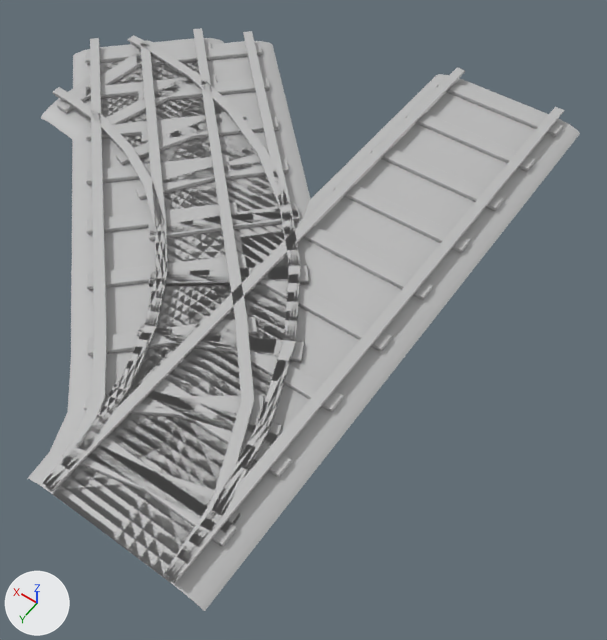
The FBX model Assets/Models/Environment/RailWay/RailWay.fbx: old version first, new version second.
One viewpoint serves both versions: a camera (50 mm lens) standing at (-5.66, 9.47, 12.69) and looking at (0.79, 0.44, -1.51). The lights are fixed; the arrows at lower left show +X, +Y and +Z. Where no turn or scale is listed for an object, it has been applied to the vertices.

Names of what the first picture shows: 'RailWay_01', 'RailWay_02', 'RailWay_03', 'RailWay_04'.
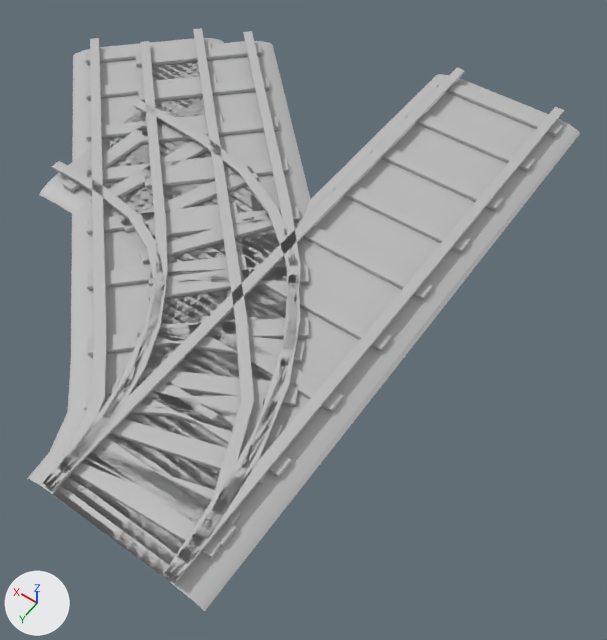
Patch to the scene script:
```diff
--- a/Assets/Models/Environment/RailWay/RailWay.fbx.py
+++ b/Assets/Models/Environment/RailWay/RailWay.fbx.py
@@ me_mesh @@
 # used by ob_railway_01; location = (0.0, 6.79, 0.15)
-me_mesh.from_pydata(...)  # 570 vertices, 518 faces; spans x -1.91..1.91, y -13.58..0.0, z -0.17..0.27
+me_mesh.from_pydata(...)  # 579 vertices, 526 faces; spans x -1.91..1.91, y -13.58..0.0, z -0.17..0.27
+# me_mesh part 11
+# 8 faces are deleted
+# 9 new vertices lie (0.0, 6.79, 0.0) away from vertices in x -1.91..1.91, y -13.58, z -0.17..0.0
+# 16 new faces join them
 me_mesh.materials.append(mat_lambert2)
@@ me_mesh_003 @@
 # used by ob_railway_04; location = (0.0, 6.79, 0.15)
-me_mesh_003.from_pydata(...)  # 867 vertices, 806 faces; spans x -1.91..8.66, y -10.54..0.0, z -0.17..0.27
+me_mesh_003.from_pydata(...)  # 867 vertices, 806 faces; spans x -1.91..6.78, y -8.71..0.0, z -0.17..0.27
+# me_mesh_003 part 1: the loose piece of 56 vertices spanning x -1.5..1.63, y -1.49..-0.73, z 0.0..0.1 is turned -1.9 degrees about the z axis through its middle, then moved by (-0.05, 0.35, 0.0)
+# me_mesh_003 part 2: the loose piece of 56 vertices spanning x 1.64..3.99, y -7.68..-5.14, z 0.0..0.1 is moved by (-1.06, 1.2, 0.0)
+# me_mesh_003 part 3: the loose piece of 56 vertices spanning x -0.52..2.4, y -4.83..-3.1, z 0.0..0.1 is moved by (-0.45, 0.81, 0.0)
+# me_mesh_003 part 4: the loose piece of 56 vertices spanning x 0.46..3.13, y -6.4..-4.22, z 0.0..0.1 is moved by (-0.76, 1.07, 0.0)
+# me_mesh_003 part 5: the loose piece of 56 vertices spanning x 4.55..6.07, y -9.48..-6.48, z 0.0..0.1 is moved by (-1.49, 1.46, 0.0)
+# me_mesh_003 part 6: the loose piece of 56 vertices spanning x 3.03..4.98, y -8.72..-5.91, z 0.0..0.1 is moved by (-1.29, 1.32, 0.0)
+# me_mesh_003 part 7: the loose piece of 56 vertices spanning x -1.17..1.91, y -3.17..-1.92, z 0.0..0.1 is moved by (-0.23, 0.65, 0.0)
+# me_mesh_003 part 8: the loose piece of 56 vertices spanning x 6.21..7.24, y -9.98..-6.87, z 0.0..0.1 is moved by (-1.7, 1.69, 0.0)
+# me_mesh_003 part 9: the loose piece of 56 vertices spanning x 7.87..8.4, y -10.18..-7.05, z 0.0..0.1 is moved by (-2.03, 1.82, 0.0)
+# me_mesh_003 part 10: 330 of 867 vertices moved; they spanned x -1.84..8.66, y -10.54..-0.79, z -0.17..0.27 and now span x -1.89..6.78, y -8.71..-0.5, z -0.17..0.27; mean shift (-1.09, 1.22, 0.0); largest move (8.12, -10.45, -0.11) -> (6.09, -8.63, -0.11)
 me_mesh_003.materials.append(mat_lambert2)
```

Changed parts and their boxes [x1, y1, x2, y2] in the pictures (607 x 640 px; the box of a moved part takes in the faces that stretch with it):
'RailWay_04', reshaped (12% shorter)
    before: [41, 35, 309, 581]
    after: [39, 100, 309, 581]
part 1 of me_mesh_003, moved or reshaped
    before: [87, 445, 240, 533]
    after: [71, 459, 226, 558]
part 2 of me_mesh_003, moved or reshaped
    before: [148, 203, 298, 241]
    after: [147, 259, 306, 301]
part 3 of me_mesh_003, moved or reshaped
    before: [137, 325, 305, 363]
    after: [137, 368, 298, 406]
part 4 of me_mesh_003, moved or reshaped
    before: [149, 265, 309, 286]
    after: [142, 317, 309, 339]
part 5 of me_mesh_003, moved or reshaped
    before: [116, 107, 246, 165]
    after: [121, 166, 259, 233]
part 6 of me_mesh_003, moved or reshaped
    before: [136, 152, 269, 200]
    after: [139, 209, 281, 264]
part 7 of me_mesh_003, moved or reshaped
    before: [109, 380, 283, 446]
    after: [110, 419, 266, 484]
part 8 of me_mesh_003, moved or reshaped
    before: [89, 71, 200, 127]
    after: [90, 134, 209, 206]
part 9 of me_mesh_003, moved or reshaped
    before: [57, 50, 142, 113]
    after: [62, 111, 175, 192]
part 10 of me_mesh_003, moved or reshaped
    before: [41, 35, 301, 581]
    after: [39, 100, 301, 581]
part 11 of me_mesh, built on
    before: [60, 241, 315, 581]
    after: [59, 241, 315, 581]
